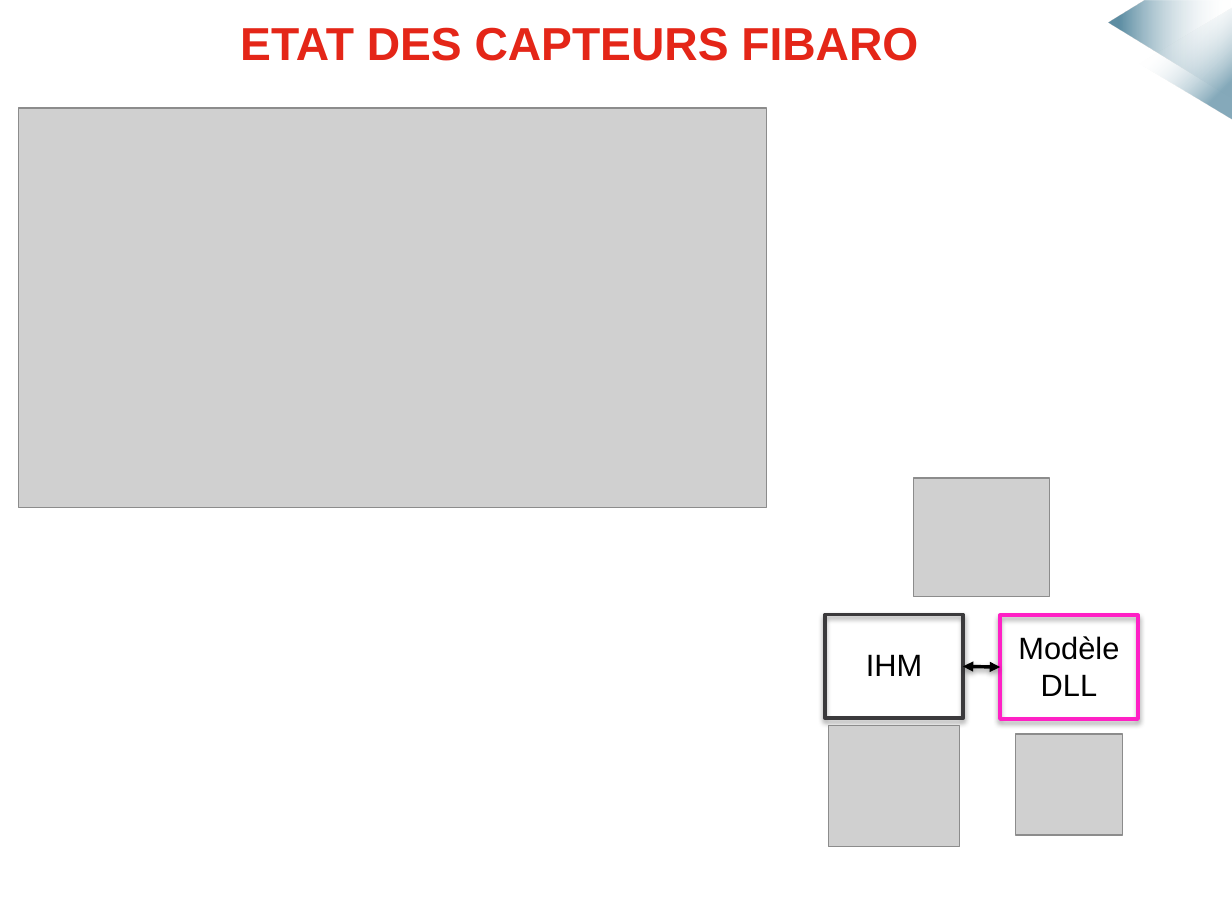
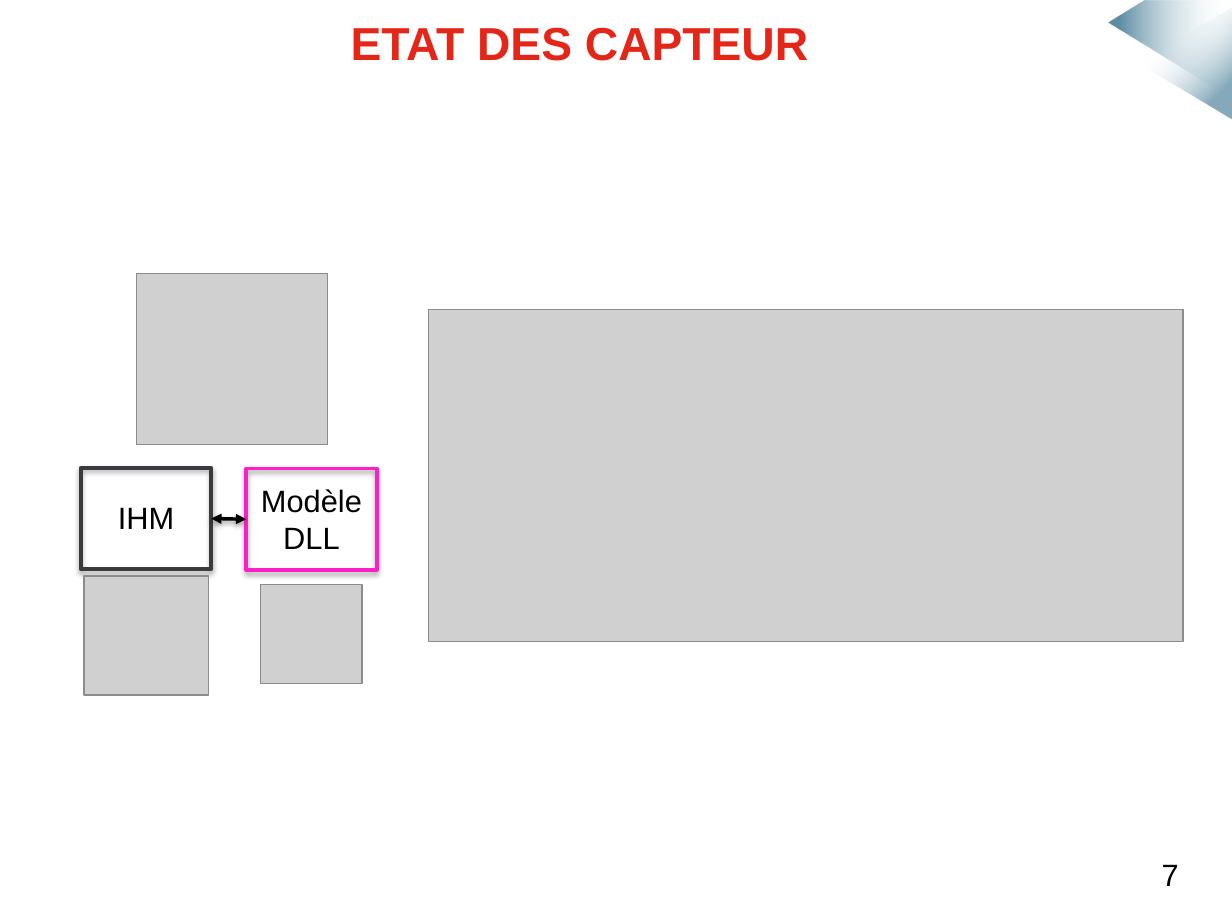
Before and after one commit to mmeven/EP_Domotique_Tablette, a slide deck: slide 23 of Rendu/Diapo_soutenance.pptx. Drawn at 1232x924 pixels with LibreOffice and Linux fonts; fonts in the diff are those of the drawing; grey boxes stand for pictures; background and template pictures are left out. Boxes give left, top, right and bottom in pixels: in the first picture for what was removed or moved away, otherwise in the second. Text is boxed around its words. In the diff, an @@ line names an element or a change of style, - is before the commit and + after.

```diff
--- a/Rendu/Diapo_soutenance.pptx
+++ b/Rendu/Diapo_soutenance.pptx
@@ title at (351, 27, 808, 61): text changed @@
-ETAT DES CAPTEURS FIBARO
+ETAT DES CAPTEUR
@@ picture removed at (18, 108, 766, 508) @@
@@ picture: place and size @@
-picture at (913, 478, 1050, 596)
+picture at (137, 274, 328, 445)
@@ picture added at (429, 309, 1183, 642) @@
@@ rectangle added at (81, 468, 212, 569), outline #3B3A3C 2.25 pt @@
@@ rectangle: place and size @@
-rectangle at (825, 615, 963, 718)
+rectangle at (246, 468, 377, 569)
@@ rectangle at (246, 468, 377, 569): outline #3B3A3C 2.25 pt to #FF20C5 2.25 pt @@
@@ text "Modèle": place and size @@
-text "Modèle" at (1018, 636, 1119, 696)
+text "Modèle" at (261, 489, 362, 549)
@@ text "IHM": place and size @@
-text "IHM" at (866, 654, 922, 676)
+text "IHM" at (118, 507, 174, 529)
@@ double arrow moved from (963, 667) - (1000, 667) to (211, 519) - (246, 519) @@
@@ picture: place and size @@
-picture at (828, 726, 960, 848)
+picture at (84, 577, 208, 696)
@@ picture: place and size @@
-picture at (1015, 734, 1122, 835)
+picture at (261, 585, 362, 684)
@@ rectangle removed at (1000, 615, 1138, 718) @@
@@ text added at (1162, 864, 1179, 886), 18 pt, text #000000 @@
+7
```
Also in this commit, not shown: 7 other slides changed.
